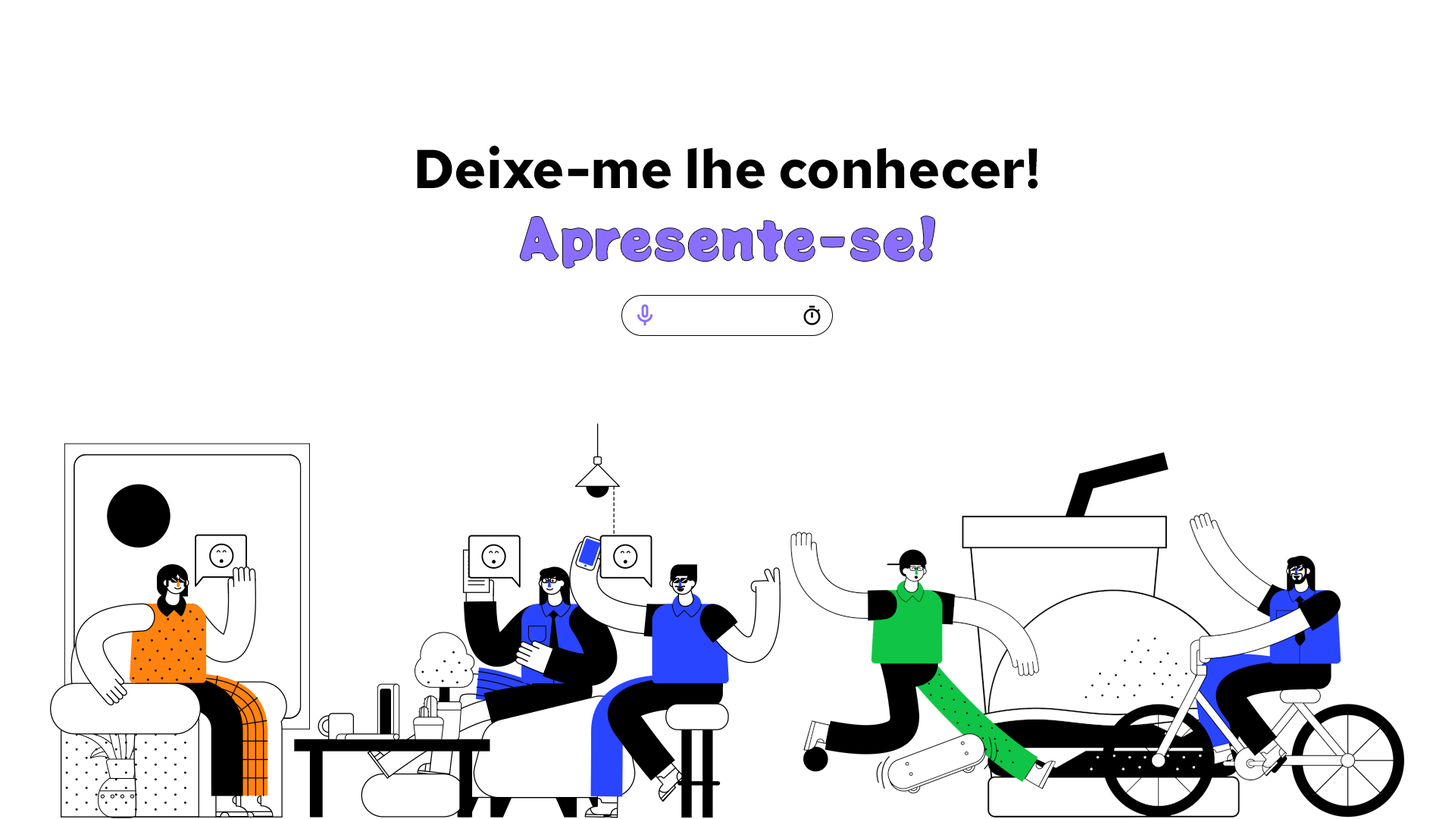
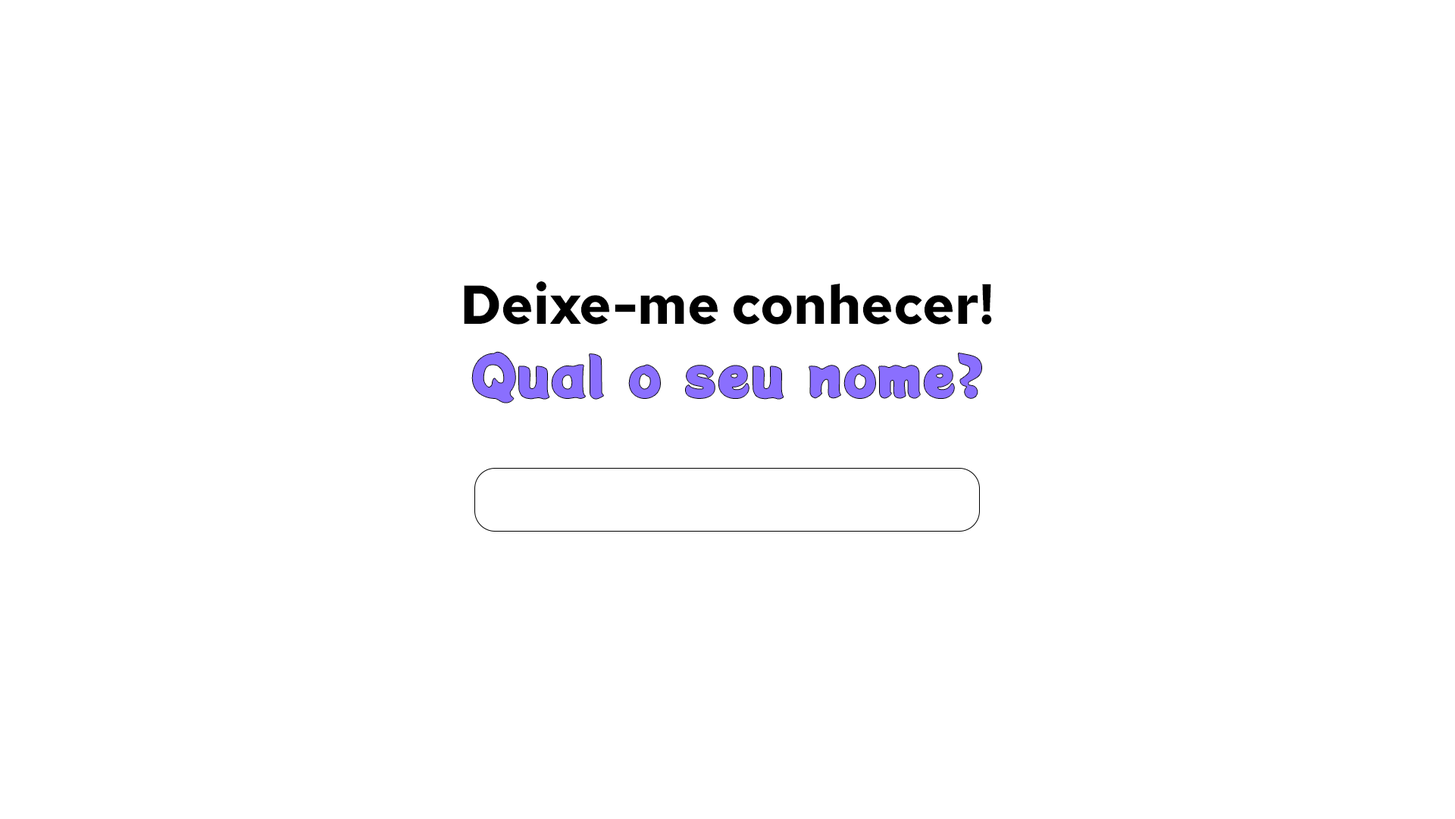
Layer changes from the first (1455, 819) image to the second:
removed layer "a707c0dd2c68e3a7ff20b5c220af10fd" over [790, 451, 1406, 818]
removed layer "Shiny Happy Party Time" over [50, 422, 781, 818]
removed layer "Timer" from group "Group 1" over [803, 305, 821, 326]
renamed "Deixe-me lhe conhecer!" to "Deixe-me conhecer!", moved it into group "Group 1", painted on it over [416, 145, 1039, 325]
renamed "Apresente-se!" to "Qual o seu nome?", moved it into group "Group 1", painted on it over [472, 216, 982, 403]
painted on "Rectangle 1" over [474, 294, 981, 532]
removed layer "Mic" from group "Group 1" over [636, 303, 654, 326]
